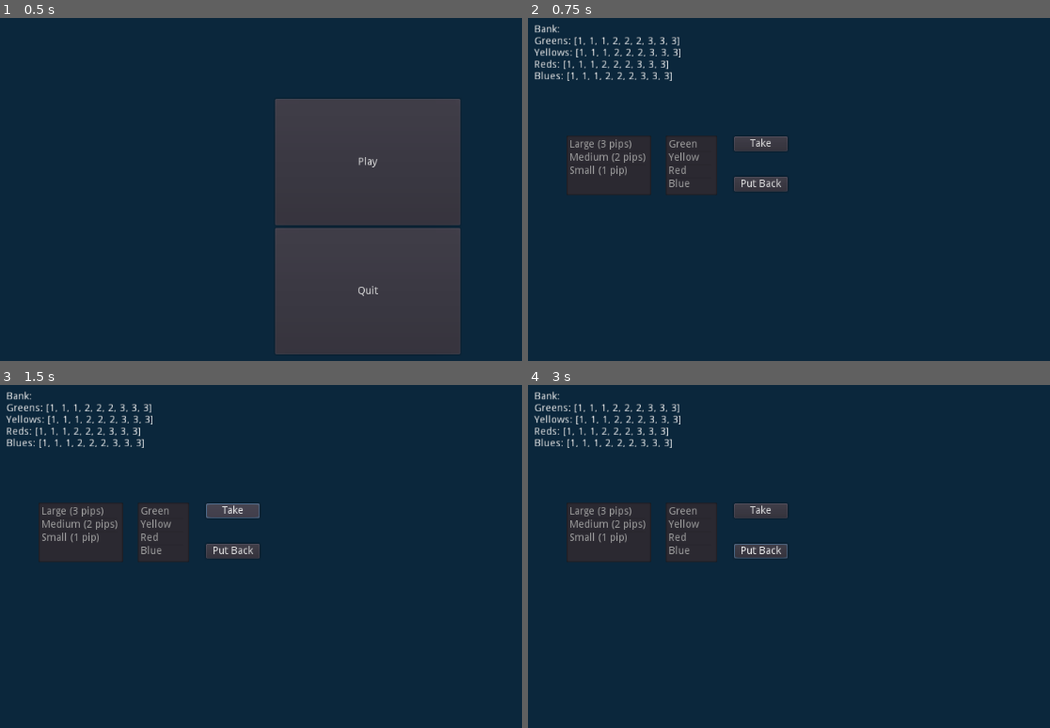
Above: before the commit, frames 1-4 (two rows, left to right).
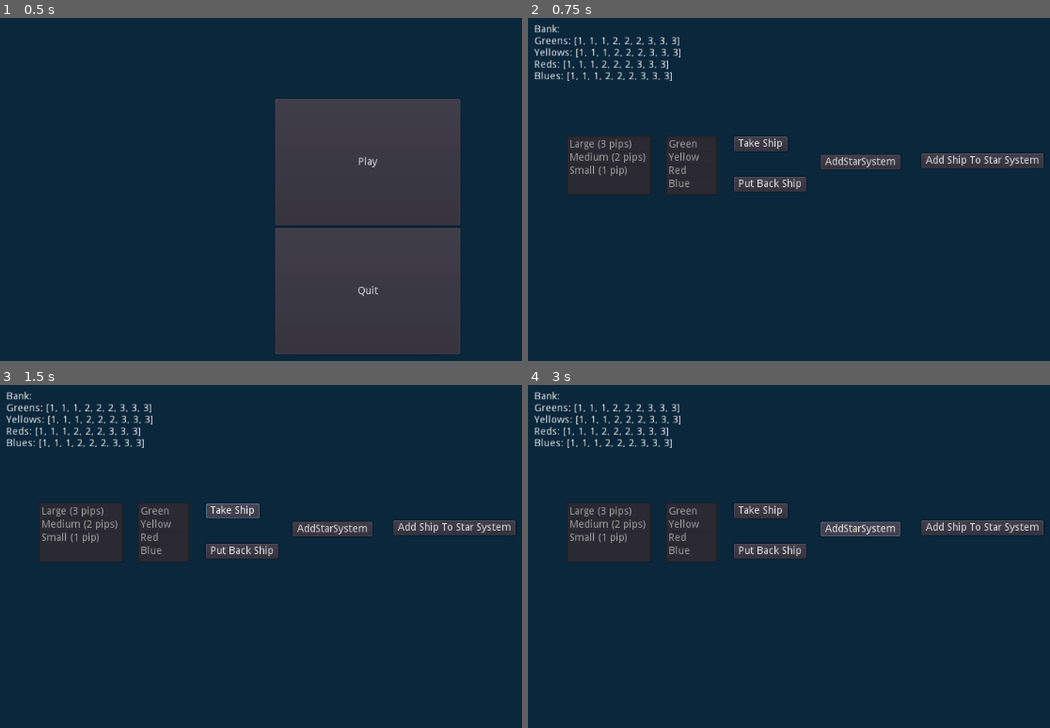
Above: after the commit, the same moments.

Repository: hamzasclone2/homeworlds
Game: Godot game, scene res://MainMenu.tscn
The game is run twice, just before and just after one commit, with the same random seed, the same clock (stepped at 60 frames per second) and the same inputs.
Inputs (mouse positions are in pixels of both pictures, inside the frame that each line leads up to):
- Up to frame 1 (0.5 s): no input
- Up to frame 2 (0.75 s): click "Play" at 0.5 s
- Up to frame 3 (1.5 s): click "Take" (after the commit: "Take Ship") at 1.25 s
- Up to frame 4 (3 s): click "Put Back" (after the commit: "Put Back Ship") at 2 s; click (862, 529) at 2.75 s, where only the run after the commit has a clickable "AddStarSystem"

Frame 1 is identical in both runs. In frame 2, 2.1% of the frame differs, in the area x 40-99%, y 35-51%; in frame 3, 2.1%; in frame 4, 2.2%, in the area x 39-99%, y 35-51%.

Commit message:
added basic star system and space ships

Diff:
--- /dev/null
+++ b/SpaceShip.gd
@@ -0,0 +1,17 @@
+extends Node2D
+
+var color
+var siZe
+var ownedBy
+
+func build():
+	pass
+
+func move():
+	pass
+
+func attack():
+	pass
+
+func trade():
+	pass
--- /dev/null
+++ b/SpaceShip.tscn
@@ -0,0 +1,6 @@
+[gd_scene load_steps=2 format=2]
+
+[ext_resource path="res://SpaceShip.gd" type="Script" id=1]
+
+[node name="SpaceShip" type="Node2D"]
+script = ExtResource( 1 )
--- /dev/null
+++ b/StarSystem.gd
@@ -0,0 +1,11 @@
+extends Node2D
+
+var color
+var size
+var spaceShipArray = []
+
+func addSpaceShip():
+	var spaceShip = load("SpaceShip.tscn").instance()
+	add_child(spaceShip)
+	spaceShipArray.append(spaceShip)
+	print(spaceShipArray.back())
--- /dev/null
+++ b/StarSystem.tscn
@@ -0,0 +1,6 @@
+[gd_scene load_steps=2 format=2]
+
+[ext_resource path="res://StarSystem.gd" type="Script" id=1]
+
+[node name="StarSystem" type="Node2D"]
+script = ExtResource( 1 )
--- a/Test.gd
+++ b/Test.gd
@@ -3,20 +3,42 @@
 onready var bank = get_node("Bank")
 onready var sizeSelector = get_node("SizeSelector")
 onready var colorSelector = get_node("ColorSelector")
+onready var starSystemList = get_node("StarSystemList")
+var starSystemArray = []
 
 func _ready():
 	bank.initialize()
 
 
 func _on_TakeButton_button_up():
-	var size
+	takeHelper()
+
+
+func _on_PutBackButton_button_up():
+	putBackHelper()
+
+
+func _on_AddStarSystem_button_up():
+	takeHelper()
+
+	var starSystem = load("StarSystem.tscn").instance()
+	add_child(starSystem)
+	starSystem.size = sizeHelper()
+	starSystemArray.append(starSystem)
+	print(starSystemArray.back())
+
+
+func sizeHelper():
 	if(Array(sizeSelector.get_selected_items()) == [0]):
-		size = 3
+		return 3
 	elif(Array(sizeSelector.get_selected_items()) == [1]):
-		size = 2
+		return 2
 	elif(Array(sizeSelector.get_selected_items()) == [2]):
-		size = 1
+		return 1
 
+
+func takeHelper():
+	var size = sizeHelper()
 	if(Array(colorSelector.get_selected_items()) == [0]):
 		bank.takeGreen(size)
 	elif(Array(colorSelector.get_selected_items()) == [1]):
@@ -27,15 +49,8 @@
 		bank.takeBlue(size)
 
 
-func _on_PutBackButton_button_up():
-	var size
-	if(Array(sizeSelector.get_selected_items()) == [0]):
-		size = 3
-	elif(Array(sizeSelector.get_selected_items()) == [1]):
-		size = 2
-	elif(Array(sizeSelector.get_selected_items()) == [2]):
-		size = 1
-
+func putBackHelper():
+	var size = sizeHelper()
 	if(Array(colorSelector.get_selected_items()) == [0]):
 		bank.putBackGreen(size)
 	elif(Array(colorSelector.get_selected_items()) == [1]):
@@ -44,3 +59,7 @@
 		bank.putBackRed(size)
 	if(Array(colorSelector.get_selected_items()) == [3]):
 		bank.putBackBlue(size)
+
+
+func _on_AddShipToStar_button_up():
+	starSystemArray[0].addSpaceShip()
--- a/Test.tscn
+++ b/Test.tscn
@@ -6,7 +6,7 @@
 [node name="Test" type="Node2D"]
 script = ExtResource( 2 )
 
-[node name="ColorRect" type="ColorRect" parent="."]
+[node name="BackGround" type="ColorRect" parent="."]
 margin_right = 1029.0
 margin_bottom = 607.0
 color = Color( 0.0470588, 0.156863, 0.239216, 1 )
@@ -42,7 +42,7 @@
 margin_top = 177.0
 margin_right = 365.0
 margin_bottom = 197.0
-text = "Take"
+text = "Take Ship"
 __meta__ = {
 "_edit_use_anchors_": false
 }
@@ -52,9 +52,31 @@
 margin_top = 231.688
 margin_right = 365.0
 margin_bottom = 251.688
-text = "Put Back"
+text = "Put Back Ship"
+__meta__ = {
+"_edit_use_anchors_": false
+}
+
+[node name="AddStarSystem" type="Button" parent="."]
+margin_left = 409.699
+margin_top = 202.043
+margin_right = 421.699
+margin_bottom = 222.043
+text = "AddStarSystem"
+__meta__ = {
+"_edit_use_anchors_": false
+}
+
+[node name="AddShipToStar" type="Button" parent="."]
+margin_left = 546.639
+margin_top = 199.798
+margin_right = 558.639
+margin_bottom = 219.798
+text = "Add Ship To Star System"
 __meta__ = {
 "_edit_use_anchors_": false
 }
 [connection signal="button_up" from="TakeButton" to="." method="_on_TakeButton_button_up"]
 [connection signal="button_up" from="PutBackButton" to="." method="_on_PutBackButton_button_up"]
+[connection signal="button_up" from="AddStarSystem" to="." method="_on_AddStarSystem_button_up"]
+[connection signal="button_up" from="AddShipToStar" to="." method="_on_AddShipToStar_button_up"]
